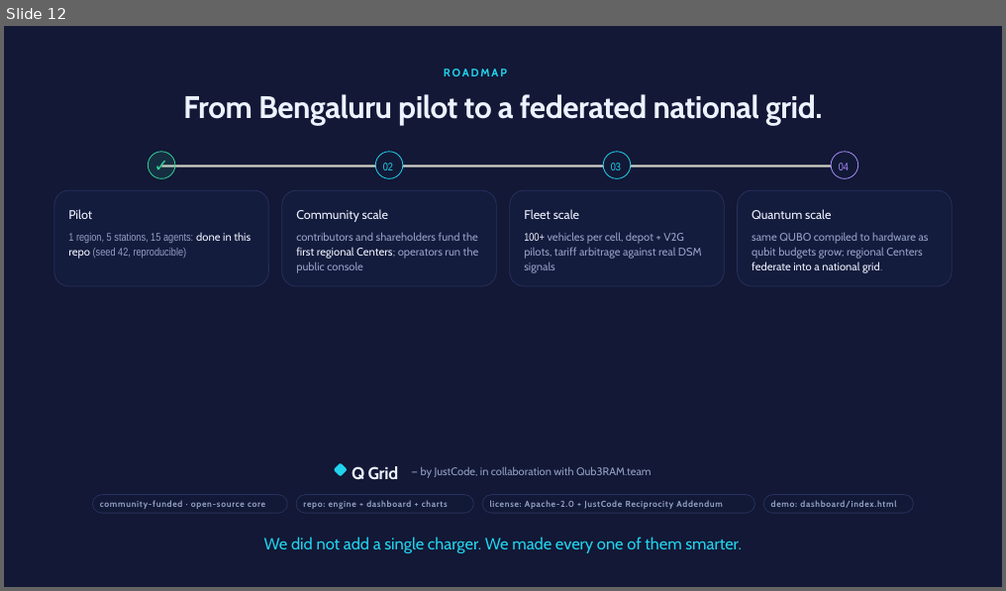
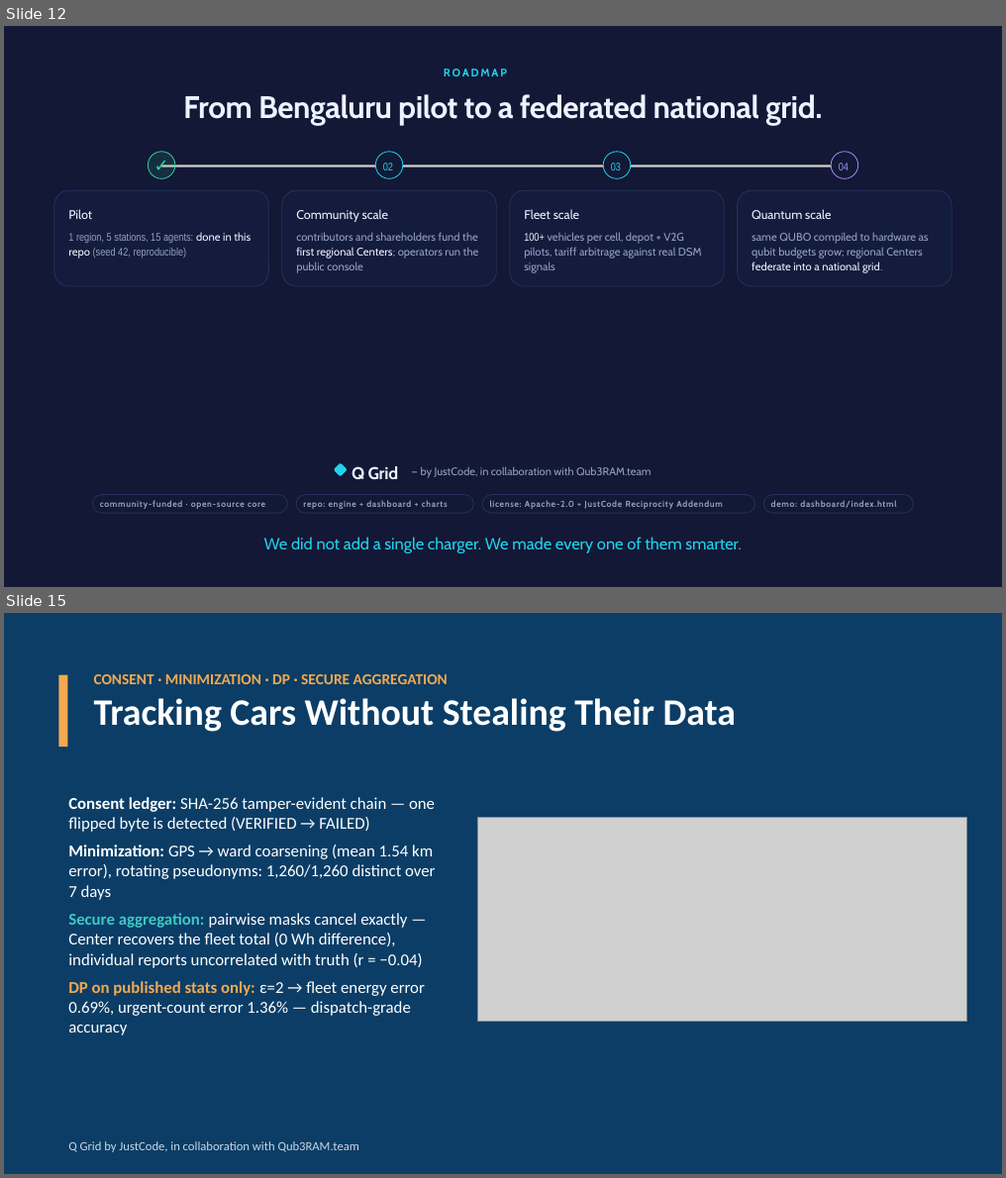
Before and after one commit to Aghosh-mv/Q-Grid, a slide deck: pitch/Q-Grid_Pitch.pptx. Shown one above the other, each under a label of ours: slide 12 before the commit, slides 12 and 15 after it; the slides between them are not shown. The pictures are 1006x591 and 1006x1178 pixels, drawn with LibreOffice and Linux fonts; fonts in the diff are those of the drawing; grey boxes stand for pictures; background and template pictures are left out. Boxes give left, top, right and bottom in pixels: in the first picture for what was removed or moved away, otherwise in the second. Text is boxed around its words. In the diff, an @@ line names an element or a change of style, - is before the commit and + after.

Commit message:
docs+slides: 4 new deck slides (dual-track year, qubit economics, privacy, 10 limitations) -> 16-slide deck; preview PDF refreshed; LIMITATIONS placeholder-free

```diff
--- a/pitch/Q-Grid_Pitch.pptx
+++ b/pitch/Q-Grid_Pitch.pptx
@@ slide 15 added at [4,613,1002,1174], background #FFFFFF @@
@@ rectangle added at [4,613,1002,1173], fill #0B3D66 @@
@@ rectangle added at [58,674,68,747], fill #F2A950 @@
@@ text added at [94,674,737,732], 11 pt, text #F2A950, bold @@
+CONSENT · MINIMIZATION · DP · SECURE AGGREGATION
+Tracking Cars Without Stealing Their Data
@@ text added at [68,797,435,1036], 12 pt, text #FFFFFF @@
+Consent ledger: SHA-256 tamper-evident chain — one flipped byte is detected (VERIFIED → FAILED)
+Minimization: GPS → ward coarsening (mean 1.54 km error), rotating pseudonyms: 1,260/1,260 distinct over 7 days
+Secure aggregation: pairwise masks cancel exactly — Center recovers the fleet total (0 Wh difference), individual reports uncorrelated with truth (r = −0.04)
+DP on published stats only: ε=2 → fleet energy error 0.69%, urgent-count error 1.36% — dispatch-grade accuracy
@@ picture added at [478,818,967,1022] @@
@@ text added at [68,1142,359,1153], 9 pt, text #C9D6E2 @@
+Q Grid by JustCode, in collaboration with Qub3RAM.team
```
Also in this commit, not shown: 3 other slides added, 2 other files.
